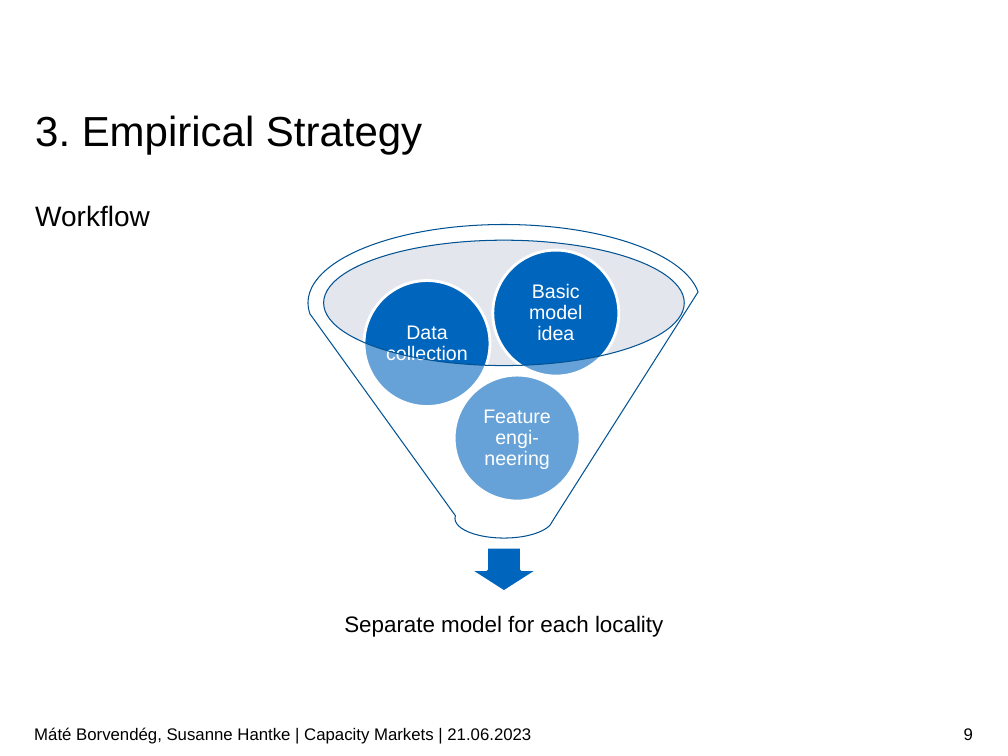
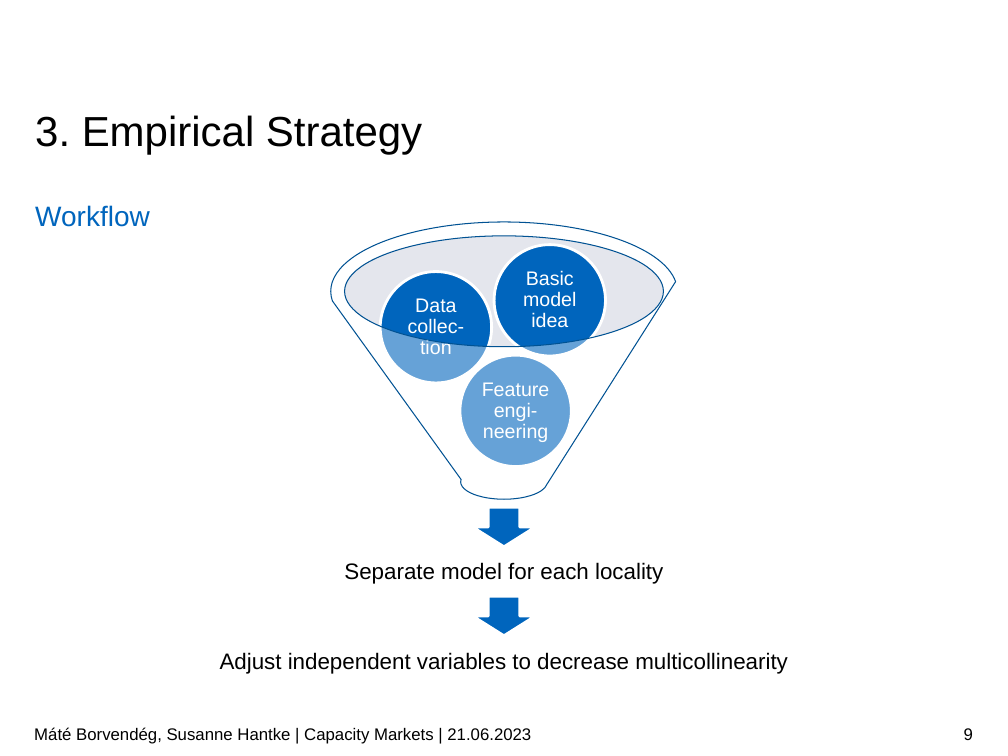
Before and after one commit to borvendegmate/tum_power_system_economics, a slide deck: slide 9 of Final_Presentation_Borvendeg_Hantke.pptx. Drawn at 1008x756 pixels with LibreOffice and Linux fonts; fonts in the diff are those of the drawing; background and template pictures are left out. Boxes give left, top, right and bottom in pixels: in the first picture for what was removed or moved away, otherwise in the second. Text is boxed around its words. In the diff, an @@ line names an element or a change of style, - is before the commit and + after.

Commit message:
Final presentation updated

```diff
--- a/Final_Presentation_Borvendeg_Hantke.pptx
+++ b/Final_Presentation_Borvendeg_Hantke.pptx
@@ text "Workflow" at <box>35,205,150,227</box>: text colour #000000 to #0065BD @@
@@ funnel: place and size @@
-funnel at <box>308,225,701,538</box>
+funnel at <box>331,222,677,499</box>
@@ ellipse: place and size @@
-ellipse at <box>323,240,683,365</box>
+ellipse at <box>344,236,663,347</box>
@@ ellipse: place and size @@
-ellipse at <box>493,250,619,376</box>
+ellipse at <box>494,245,606,357</box>
@@ text "Basic model idea": place and size @@
-text "Basic model idea" at <box>529,283,582,341</box>
+text "Basic model idea" at <box>523,270,576,328</box>
@@ ellipse: place and size @@
-ellipse at <box>364,280,490,406</box>
+ellipse at <box>380,271,492,383</box>
@@ text at <box>408,298,465,354</box>: text changed @@
-Data collection
+Data collec-tion
@@ ellipse: place and size @@
-ellipse at <box>455,375,581,501</box>
+ellipse at <box>460,355,572,467</box>
@@ text "Feature engi-neering": place and size @@
-text "Feature engi-neering" at <box>483,409,551,469</box>
+text "Feature engi-neering" at <box>482,382,550,442</box>
@@ down arrow: place and size @@
-down arrow at <box>469,547,538,592</box>
+down arrow at <box>473,507,535,546</box>
@@ text "Separate model for each locality": place and size @@
-text "Separate model for each locality" at <box>344,615,663,637</box>
+text "Separate model for each locality" at <box>344,562,663,584</box>
@@ down arrow added at <box>473,596,535,635</box>, fill #0065BD, outline #FFFFFF 2 pt @@
@@ text added at <box>220,652,788,674</box>, 16 pt, text #000000 @@
+Adjust independent variables to decrease multicollinearity
```
Also in this commit, not shown: 11 other slides changed.
